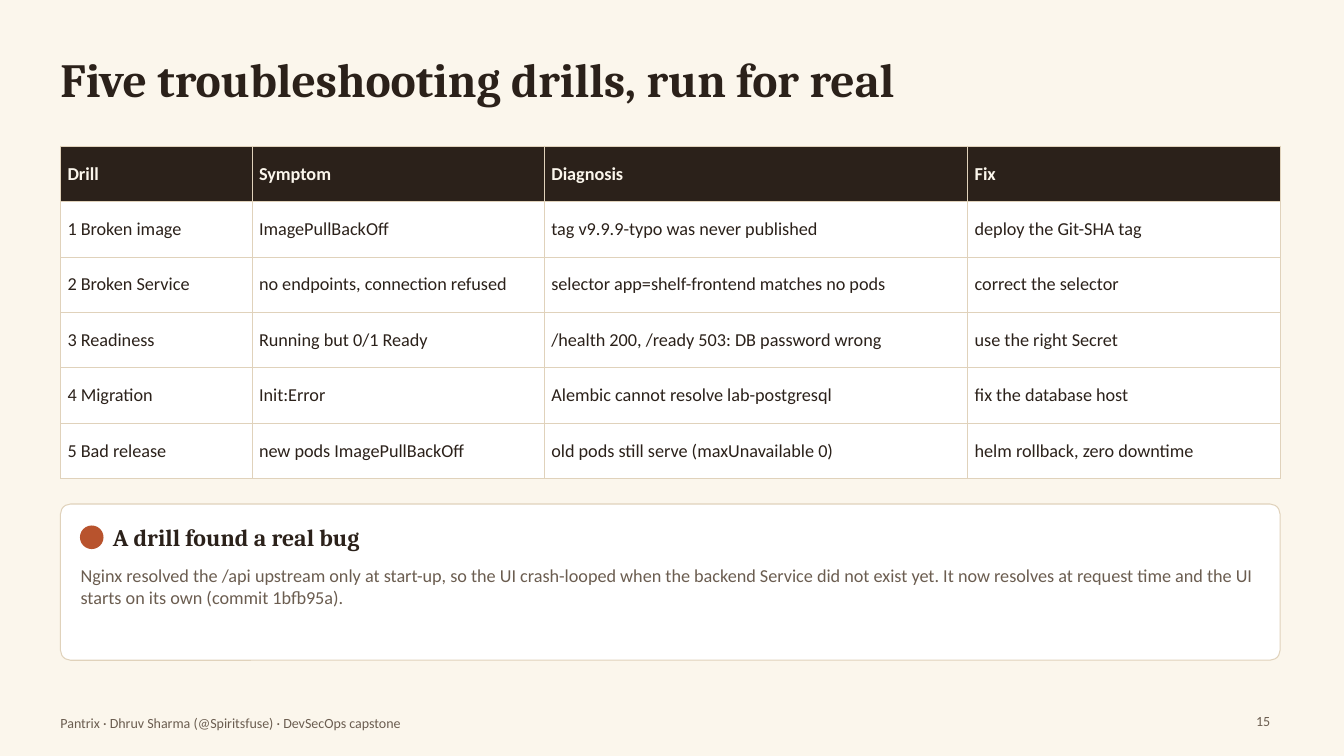
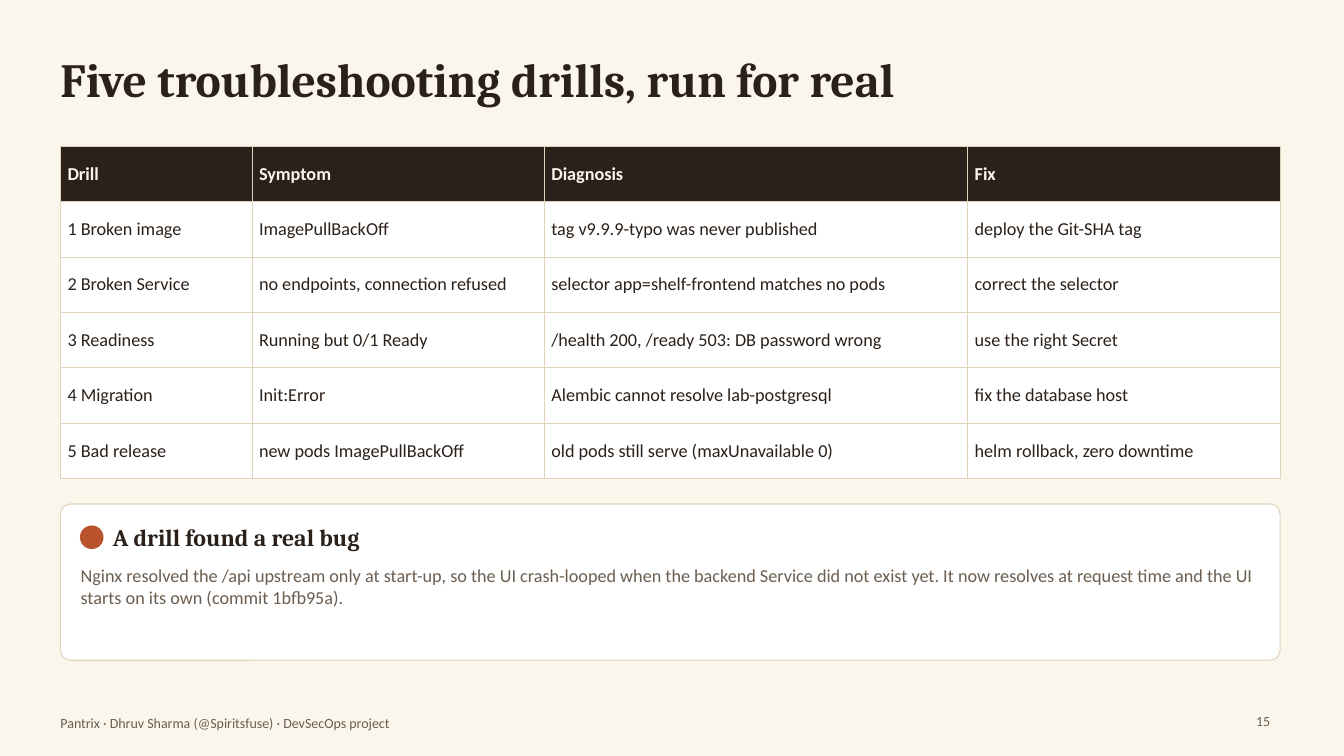
Before and after one commit to Spiritsfuse/pantrix, a slide deck: slide 15 of demo/presentation.pptx. Drawn at 1344x756 pixels with LibreOffice and Linux fonts; fonts in the diff are those of the drawing. Boxes give left, top, right and bottom in pixels: in the first picture for what was removed or moved away, otherwise in the second. Text is boxed around its words. In the diff, an @@ line names an element or a change of style, - is before the commit and + after.

Commit message:
Present Pantrix as a standalone project; rename the checklist to a delivery checklist

```diff
--- a/demo/presentation.pptx
+++ b/demo/presentation.pptx
@@ text at box(60, 718, 389, 731): text changed @@
-Pantrix · Dhruv Sharma (@Spiritsfuse) · DevSecOps capstone
+Pantrix · Dhruv Sharma (@Spiritsfuse) · DevSecOps project
```
Also in this commit, not shown: 14 other slides changed, 7 other files.
